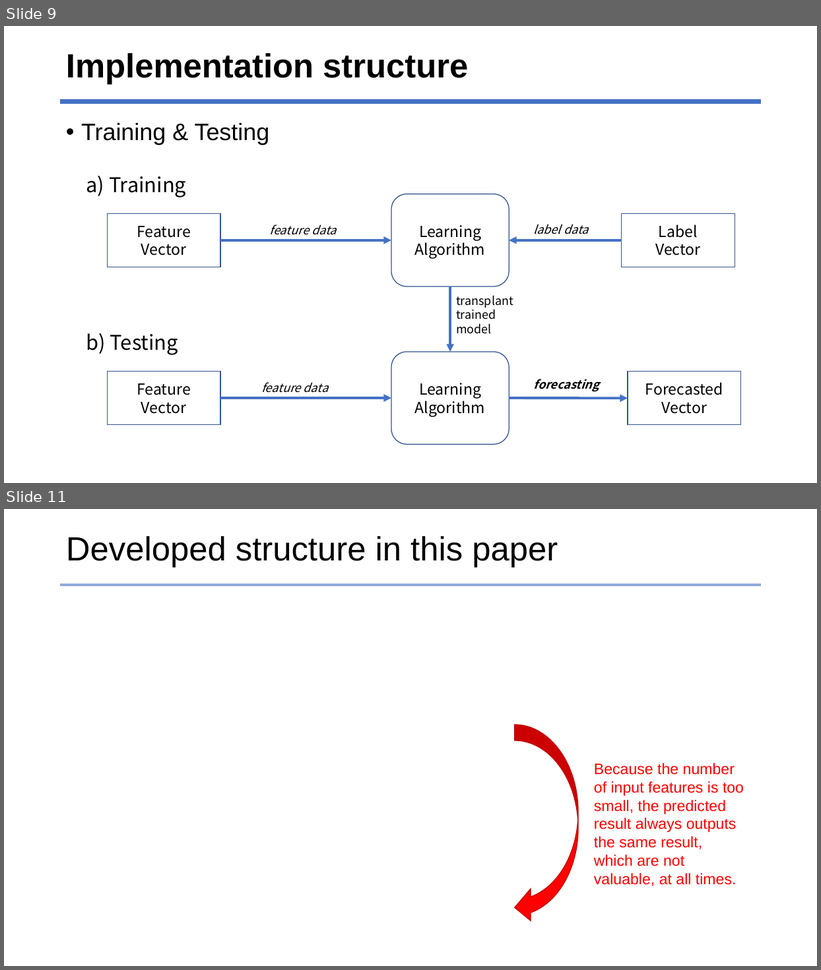
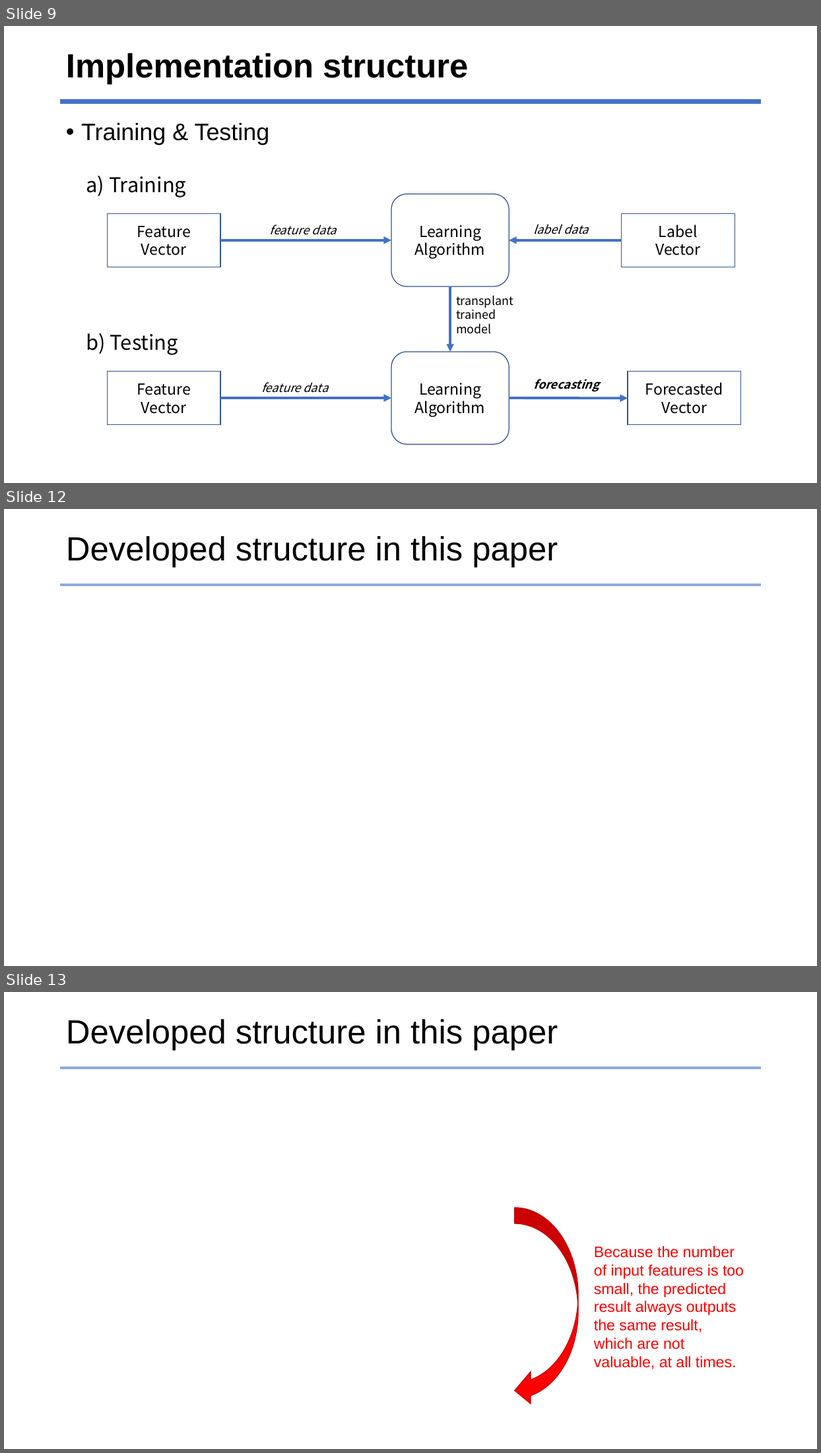
Before and after one commit to jhyun0919/STLF_of_Australian_NEM_by_H-ELM, a slide deck: ppt_slides/prepare_ELM2017_26MAY2017.pptx. Shown one above the other, each under a label of ours: slides 9 and 11 before the commit, slides 9, 12 and 13 after it; the slides between them are not shown. The pictures are 821x970 and 821x1453 pixels, drawn with LibreOffice and Linux fonts; fonts in the diff are those of the drawing; grey boxes stand for pictures. Boxes give left, top, right and bottom in pixels: in the first picture for what was removed or moved away, otherwise in the second. Text is boxed around its words. In the diff, an @@ line names an element or a change of style, - is before the commit and + after.

```diff
--- a/ppt_slides/prepare_ELM2017_26MAY2017.pptx
+++ b/ppt_slides/prepare_ELM2017_26MAY2017.pptx
@@ slide 12 added at (4,509,817,966), background #FFFFFF @@
@@ title added at (66,536,558,568), 39.6 pt, text #000000 @@
+Developed structure in this paper
@@ line added from (60, 585) to (762, 585), #8FAADC 3.16 pt @@
@@ what was slide 11 is now slide 13 @@
```
Also in this commit, not shown: 16 slides changed, 1 other slide added, 2 slides removed, 27 other files.
